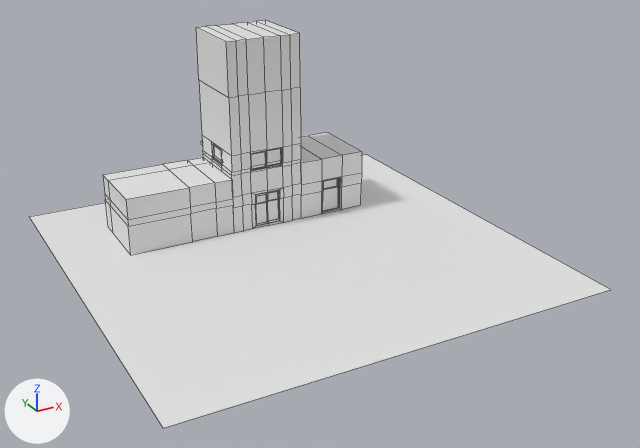
The Blender file LowPolyRestaurant.blend as it was, and as the next commit left it.
Both versions are drawn from a 50 mm camera at (-16.5, -32.4, 17.2) aimed at (0.4, -1.6, 1.8). Every picture has the same lights, and +X, +Y and +Z are marked at lower left. Mesh edges are drawn as thin lines.

Script lines for the objects in view, before the commit:
```python
me_cube_001 = bpy.data.meshes.new('Cube.001')
me_cube_001.from_pydata(...)  # 500 vertices, 493 faces; spans x -1.0..1.0, y -1.0..2.45, z -1.0..1.76
me_cube_003 = bpy.data.meshes.new('Cube.003')
me_cube_003.from_pydata(...)  # 76 vertices, 74 faces; spans x -1.0..1.41, y -1.0..1.61, z -1.0..1.0
me_cube_004 = bpy.data.meshes.new('Cube.004')
me_cube_004.from_pydata(...)  # 72 vertices, 70 faces; spans x -1.0..1.0, y -1.0..1.38, z -1.0..1.0
me_plane = bpy.data.meshes.new('Plane')
me_plane.from_pydata([(-1.0, -1.0, 0.0), (1.0, -1.0, 0.0), (-1.0, 1.0, 0.0), (1.0, 1.0, 0.0)], [], [(0, 1, 3, 2)])
ob_bighouse = bpy.data.objects.new('Bighouse', me_cube_001)
ob_bighouse.location = (0.16, 4.5, 3.26)
ob_bighouse.scale = (1.79, 1.43, 3.27)
ob_garage = bpy.data.objects.new('Garage', me_cube_003)
ob_garage.location = (-4.57, 4.4, 1.32)
ob_garage.scale = (2.09, 1.34, 1.34)
ob_smallhouse = bpy.data.objects.new('SmallHouse', me_cube_004)
ob_smallhouse.location = (3.65, 4.54, 1.43)
ob_smallhouse.scale = (1.7, 1.48, 1.43)
ob_strret = bpy.data.objects.new('Strret', me_plane)
ob_strret.location = (0.0, 0.0, -0.02)
ob_strret.scale = (9.69, 9.69, 9.69)
```
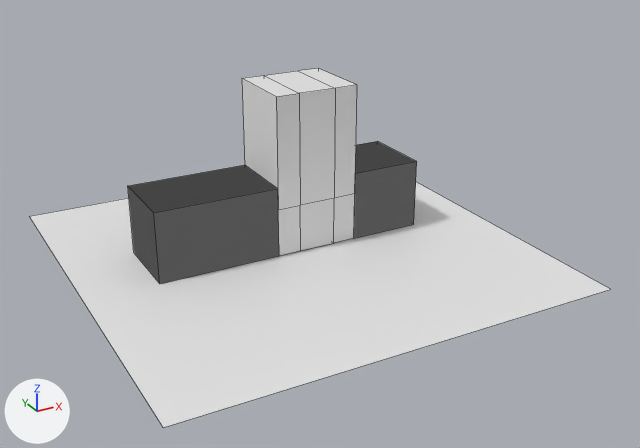
The newer file is also rescaled (x2.641) as a whole; pictures and numbers use the older file's frame.

Changed parts and their boxes [x1, y1, x2, y2] in the pictures (640 x 448 px):
```json
{"object": "Bighouse", "change": "deleted", "before": [196, 20, 301, 233]}
{"object": "Cube", "change": "added", "after": [242, 68, 357, 256]}
{"object": "Cube.002", "change": "added", "after": [128, 165, 279, 284]}
{"object": "Garage", "change": "deleted", "before": [103, 158, 234, 255]}
{"object": "Cube.001", "change": "added", "after": [354, 141, 417, 238]}
{"object": "SmallHouse", "change": "deleted", "before": [301, 133, 362, 218]}
```

The change, as JSON lines over the scene's bpy script:
```json
{"op": "add", "block": "me_cube_005", "code": ["me_cube_005 = bpy.data.meshes.new('Cube.005')", "me_cube_005.from_pydata(...)  # 24 vertices, 20 faces; spans x -1.0..1.09, y -1.0..1.13, z -1.0..1.0"]}
{"op": "add", "block": "me_cube", "code": ["me_cube = bpy.data.meshes.new('Cube')", "me_cube.from_pydata(...)  # 48 vertices, 46 faces; spans x -1.0..1.0, y -1.0..1.0, z -1.0..1.0"]}
{"op": "remove", "block": "ob_bighouse", "code": ["ob_bighouse = bpy.data.objects.new('Bighouse', me_cube_001)", "ob_bighouse.location = (0.16, 4.5, 3.26)", "ob_bighouse.scale = (1.79, 1.43, 3.27)"]}
{"op": "remove", "block": "ob_garage", "code": ["ob_garage = bpy.data.objects.new('Garage', me_cube_003)", "ob_garage.location = (-4.57, 4.4, 1.32)", "ob_garage.scale = (2.09, 1.34, 1.34)"]}
{"op": "remove", "block": "ob_smallhouse", "code": ["ob_smallhouse = bpy.data.objects.new('SmallHouse', me_cube_004)", "ob_smallhouse.location = (3.65, 4.54, 1.43)", "ob_smallhouse.scale = (1.7, 1.48, 1.43)"]}
{"op": "add", "block": "ob_cube_002", "code": ["ob_cube_002 = bpy.data.objects.new('Cube.002', me_cube_005)", "ob_cube_002.location = (-3.83, 1.32, 1.63)", "ob_cube_002.scale = (2.66, 1.6, 1.6)"]}
{"op": "add", "block": "ob_cube_001", "code": ["ob_cube_001 = bpy.data.objects.new('Cube.001', me_cube_005.copy())", "ob_cube_001.location = (4.55, 1.32, 1.63)", "ob_cube_001.scale = (1.6, 1.6, 1.6)"]}
{"op": "add", "block": "ob_cube", "code": ["ob_cube = bpy.data.objects.new('Cube', me_cube)", "ob_cube.location = (1.01, 1.42, 3.67)", "ob_cube.scale = (1.94, 1.72, 3.64)"]}
```
